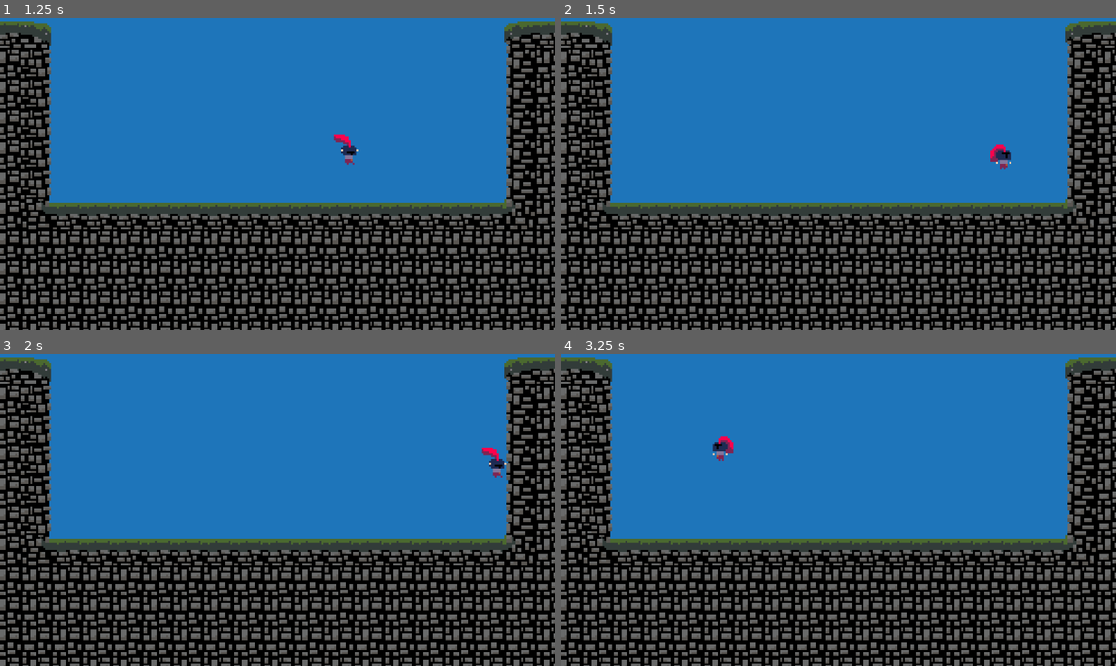
Above: before the commit, frames 1-4 (two rows, left to right).
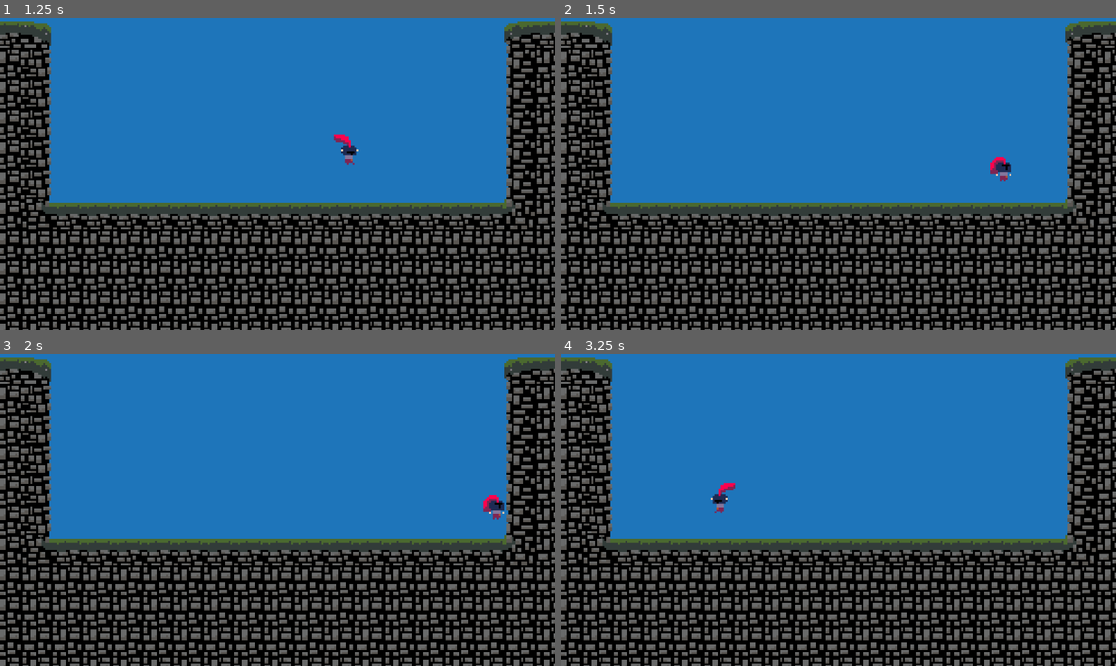
Above: after the commit, the same moments.

Repository: CBurgess97/godot-platformer
Game: Godot game, scene res://Game.tscn
Two runs of this game, one before a commit and one after it. Both use one fixed random seed, a clock stepped at 60 frames per second and the inputs below. This scene is started directly instead of the project's main scene.
Inputs:
- Up to frame 1 (1.25 s): tap Enter at 0.5 s; hold Right (ui_right) from 0.53 s (still down); hold Up (ui_up) from 0.53 s (still down)
- Up to frame 2 (1.5 s): keep holding Right (ui_right); release Up (ui_up) at 1.28 s; tap Up (ui_up) at 1.35 s
- Up to frame 3 (2 s): keep holding Right (ui_right); tap Up (ui_up) at 1.52, 1.82 s
- Up to frame 4 (3.25 s): release Right (ui_right) at 2.03 s; hold Up (ui_up) 2.03-2.78 s; hold Left (ui_left) from 2.03 s (still down); tap Up (ui_up) at 2.85, 3.02 s

Frame 1 is identical in both runs. In frame 2, 0.3% of the frame differs, in the area x 77-82%, y 40-53%; in frame 3, 0.4%, in the area x 86-92%, y 30-54%; in frame 4, 0.4%.

Commit message:
Add Jump Cut

Diff:
--- a/Player/Player Components/player_movement_component.gd
+++ b/Player/Player Components/player_movement_component.gd
@@ -10,6 +10,7 @@
 @export var coyote_time: float = 0.1
 @export var jump_buffer_time: float = 0.1
 @export var velocity_power: float = 1.0
+@export var jump_cut_multiplier: float = 0.5
 
 var velocity: Vector2 = Vector2.ZERO
 var direction: float = 0.0
@@ -19,6 +20,7 @@
 var coyote_jump_available := true
 
 var facing_right := true
+var is_jumping := false
 
 
 @onready var character: Player = get_parent()
@@ -80,10 +82,20 @@
 func process_jump(jump_attempted) -> void:
 	if jump_attempted or input_buffer.time_left > 0:
 		if coyote_jump_available: # If jumping on the ground
-			velocity.y = jump_velocity
+			jump()
+			is_jumping = true
 			coyote_jump_available = false
 		elif jump_attempted: # Queue input buffer if jump was attempted
 			input_buffer.start()
+
+	# Cut jump short if jump button is released
+	if is_jumping and not Input.is_action_pressed("ui_up"):
+		velocity.y = velocity.y * (1 - jump_cut_multiplier)
+		is_jumping = false
+
+	if is_jumping and velocity.y > 0:
+		is_jumping = false
+
 
 func coyote_timeout() -> void:
 	coyote_jump_available = false
@@ -106,3 +118,6 @@
 	elif not facing_right and velocity.x > 1:
 		facing_right = true
 		character.animation.flip_h = false
+
+func jump() -> void:
+	velocity.y = jump_velocity
